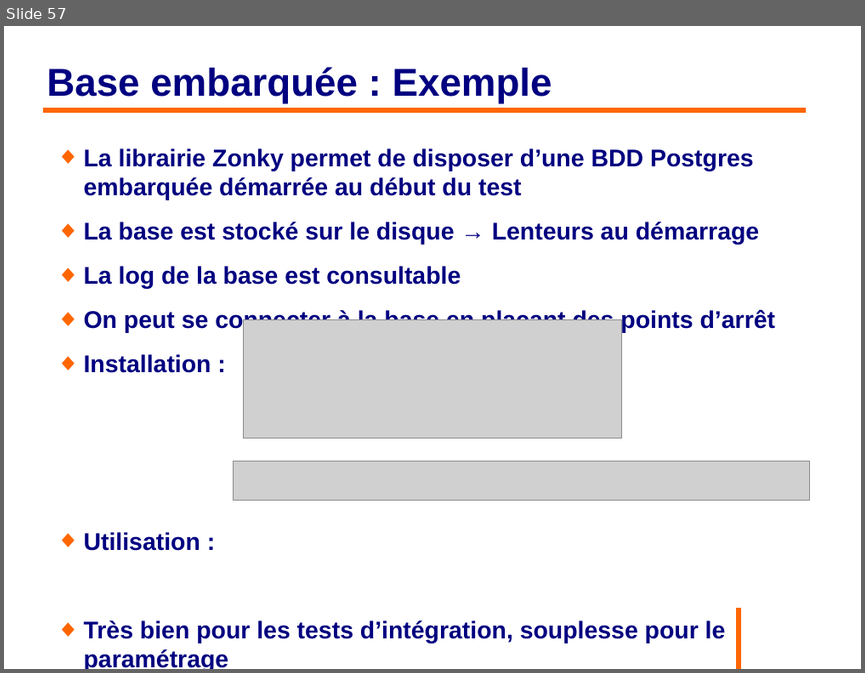
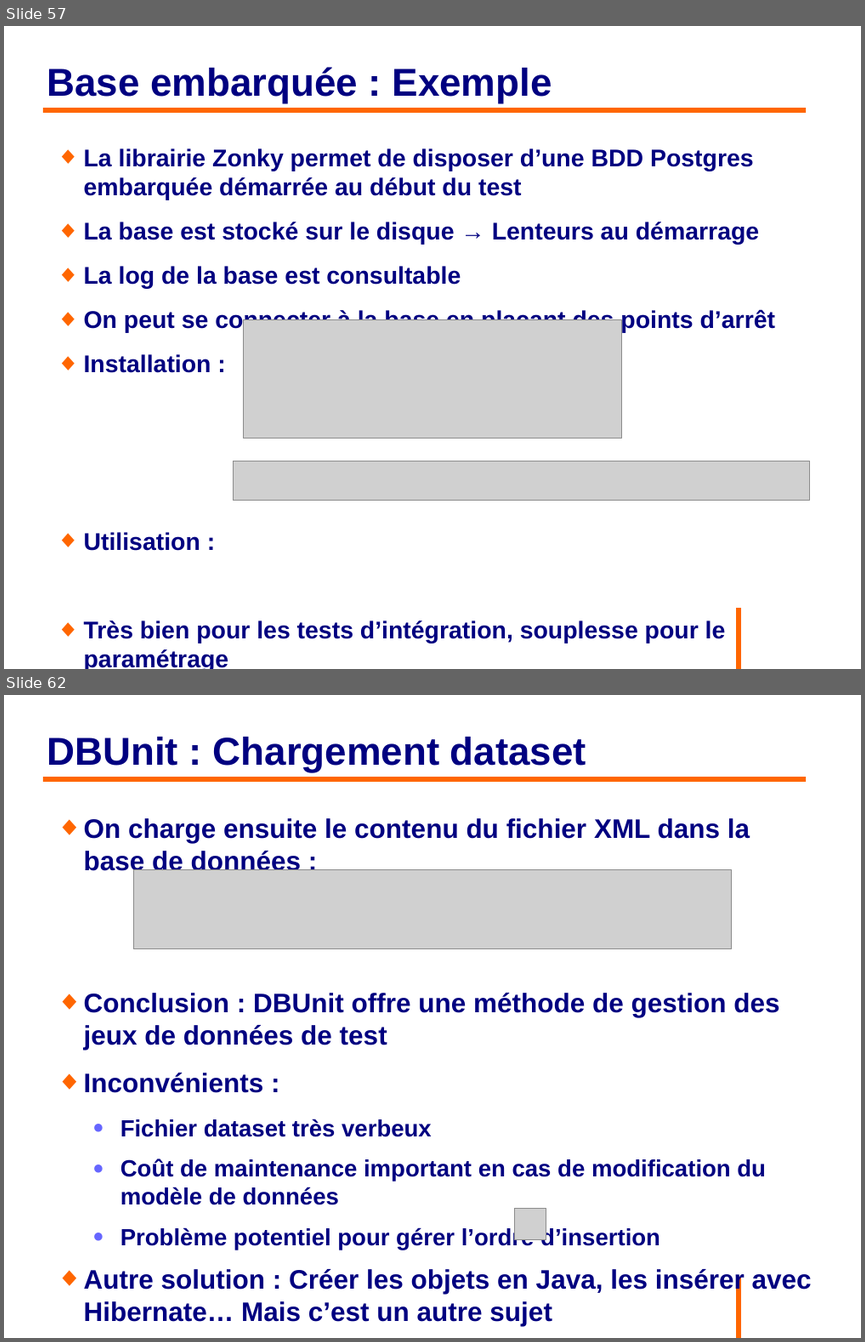
Before and after one commit to philphils/tests-unitaires-et-moins-unitaires, a slide deck: tests-unitaires-cours/nouveauDiapo/diapo_tests_unitaires.odp. Shown one above the other, each under a label of ours: slide 57 before the commit, slides 57 and 62 after it; the slides between them are not shown. The pictures are 865x673 and 865x1342 pixels, drawn with LibreOffice and Linux fonts; fonts in the diff are those of the drawing; grey boxes stand for pictures; background and template pictures are left out. Boxes give left, top, right and bottom in pixels: in the first picture for what was removed or moved away, otherwise in the second. Text is boxed around its words. In the diff, an @@ line names an element or a change of style, - is before the commit and + after.

Commit message:
Diapo partie dbunit

```diff
--- a/tests-unitaires-cours/nouveauDiapo/diapo_tests_unitaires.odp
+++ b/tests-unitaires-cours/nouveauDiapo/diapo_tests_unitaires.odp
@@ slide 62 added at box(4, 695, 861, 1338), background #FFFFFF; not listed: 1 template element that a slide beside it also shows @@
@@ title added at box(46, 737, 586, 772), 36 pt, text #000080, bold @@
+DBUnit : Chargement dataset
@@ line added from (43, 779) to (806, 779), #FF6600 4.54 pt @@
@@ text added at box(84, 818, 812, 1326), 24.8 pt, text #000080, bold @@
+◆ On charge ensuite le contenu du fichier XML dans la base de données :
+◆ Conclusion : DBUnit offre une méthode de gestion des jeux de données de test
+◆ Inconvénients :
+  ● Fichier dataset très verbeux
+  ● Coût de maintenance important en cas de modification du modèle de données
+  ● Problème potentiel pour gérer l’ordre d’insertion
+◆ Autre solution : Créer les objets en Java, les insérer avec Hibernate… Mais c’est un autre sujet
@@ picture added at box(134, 870, 732, 949) @@
@@ picture added at box(515, 1209, 546, 1240) @@
```
Also in this commit, not shown: 5 slides changed, 4 other slides added.
